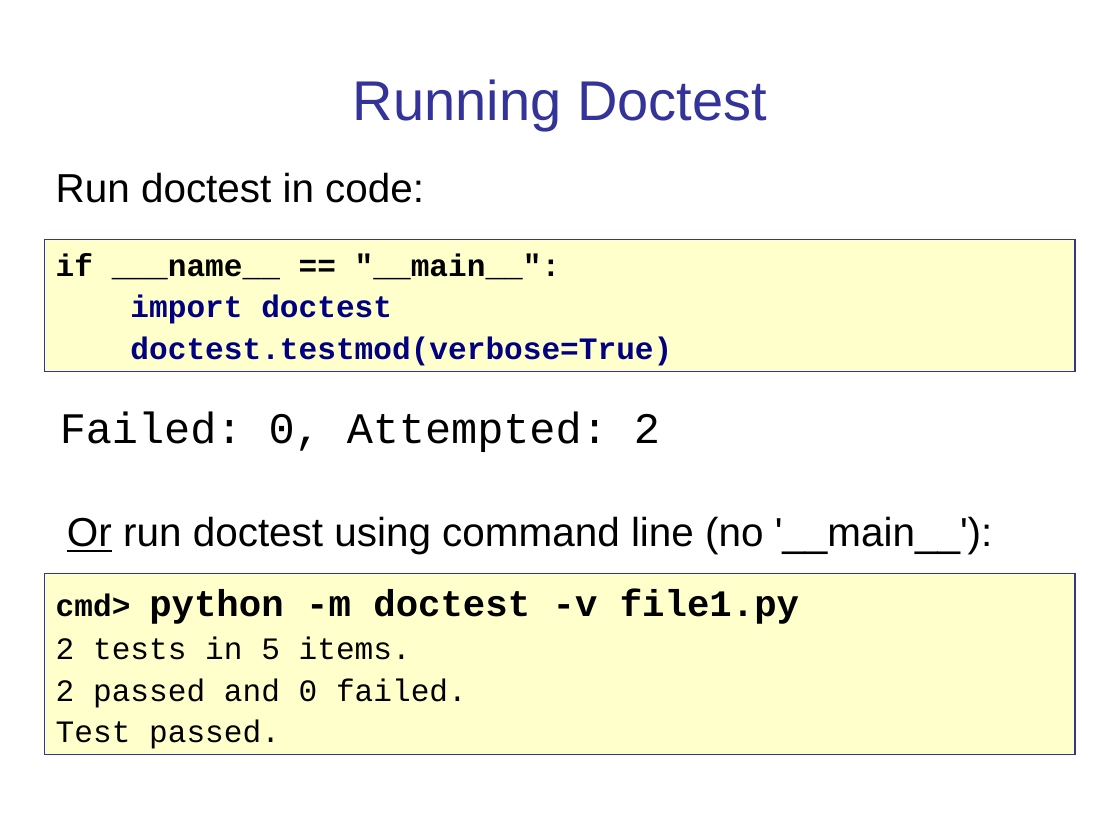
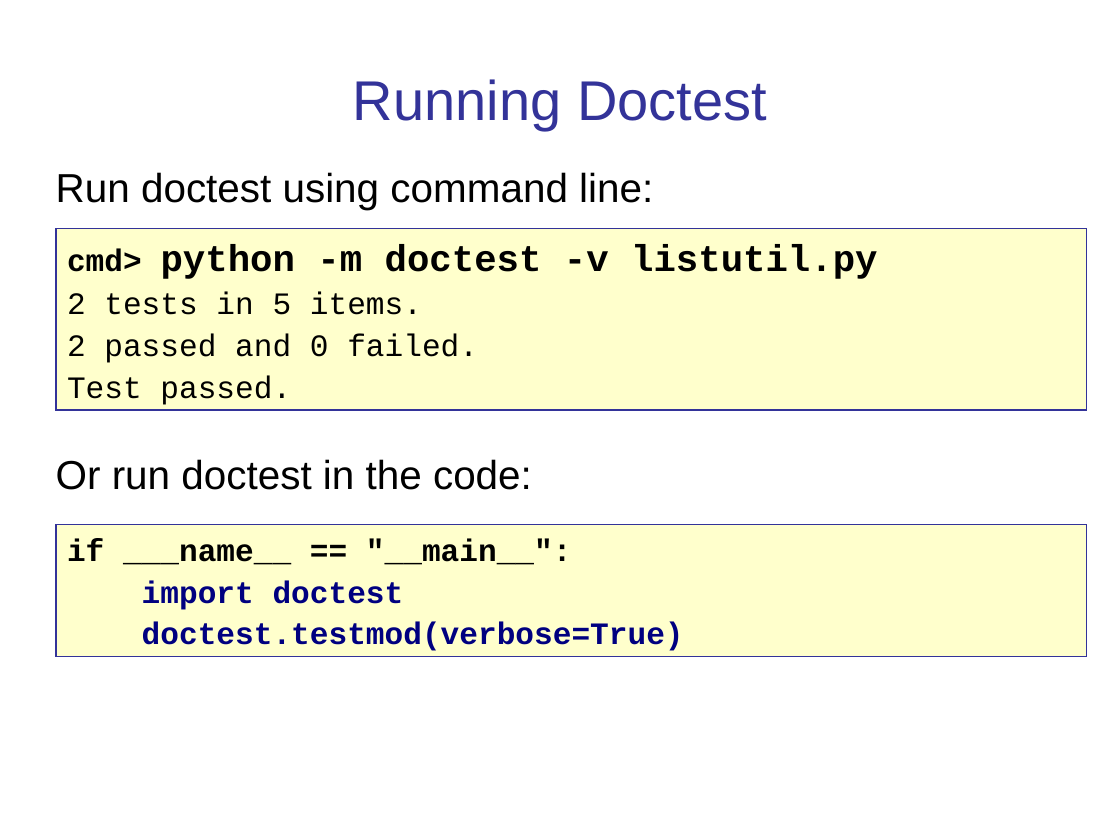
Before and after one commit to cpske/ISP, a slide deck: slide 28 of testing/PythonUnitTesting.ppt (slide 20 before the commit). Drawn at 1120x840 pixels with LibreOffice and Linux fonts; fonts in the diff are those of the drawing. Boxes give left, top, right and bottom in pixels: in the first picture for what was removed or moved away, otherwise in the second. Text is boxed around its words. In the diff, an @@ line names an element or a change of style, - is before the commit and + after.

```diff
--- a/testing/PythonUnitTesting.ppt
+++ b/testing/PythonUnitTesting.ppt
@@ text at [56, 172, 653, 490]: text changed @@
-Run doctest in code:
+Run doctest using command line:
+Or run doctest in the code:
@@ rectangle "cmd> python -m doctest -v ...": place and size @@
-rectangle "cmd> python -m doctest -v ..." at [45, 573, 1075, 755]
+rectangle "cmd> python -m doctest -v ..." at [56, 228, 1086, 410]
@@ text in rectangle at [67, 244, 877, 279]: text changed @@
-cmd> python -m doctest -v file1.py
+cmd> python -m doctest -v listutil.py
@@ text removed at [60, 412, 660, 452] @@
-Failed: 0, Attempted: 2
@@ rectangle "if ___name__ == "__main__":": place and size @@
-rectangle "if ___name__ == "__main__":" at [45, 240, 1075, 372]
+rectangle "if ___name__ == "__main__":" at [56, 524, 1086, 656]
@@ text removed at [67, 516, 993, 554] @@
-Or run doctest using command line (no '__main__'):
```
Also in this commit, not shown: 14 other slides changed, 8 slides added, 4 other files.
